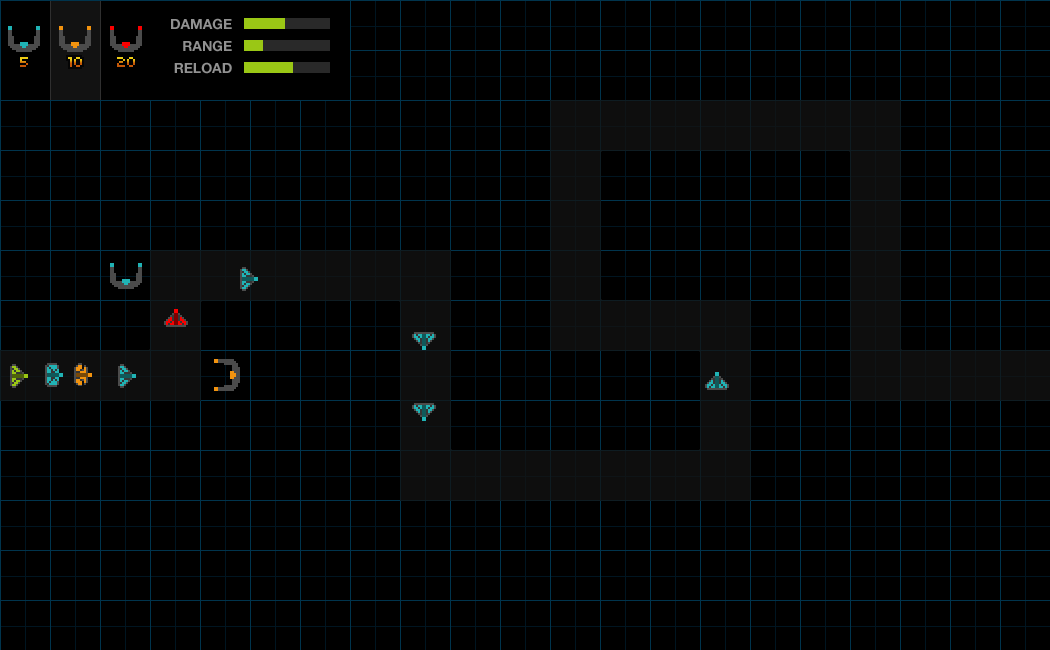
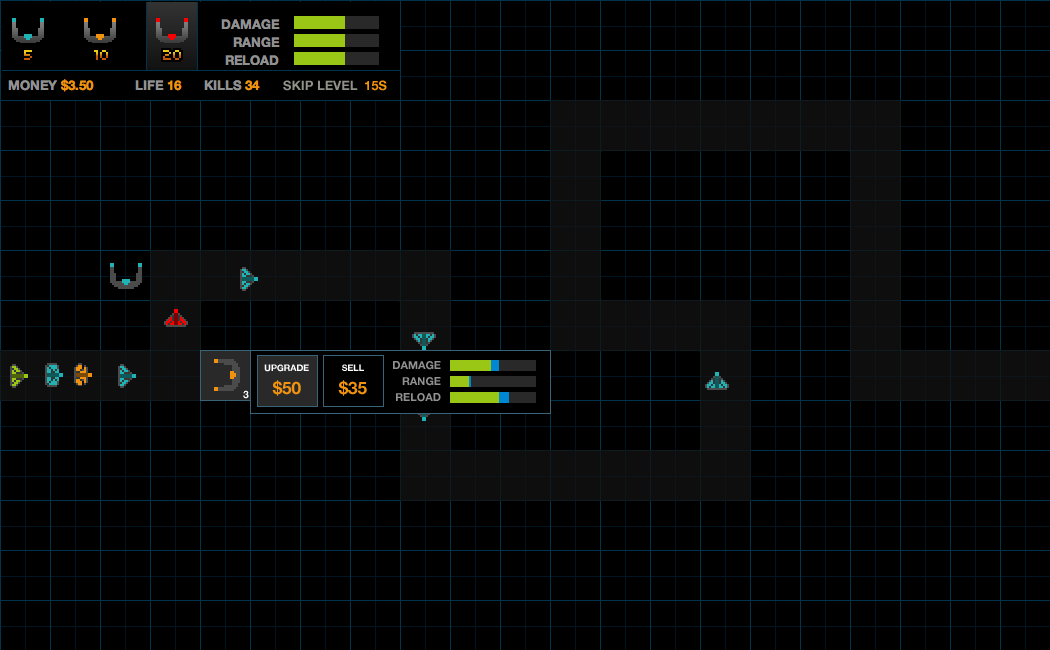
Comparing the layer stacks of the two 1050 x 650 images. Changes:
added group "upgrade" (1st of 3) with 22 layers above "numbers" over [200, 350, 551, 414]
added layer "$35" in group "upgrade" over [338, 380, 367, 396]
added layer "$50" in group "upgrade" over [272, 380, 301, 396]
added layer "upgrade" (2nd of 3, in "upgrade") in group "upgrade" over [264, 364, 309, 372]
added layer "Shape 2 copy" in group "upgrade" over [257, 355, 318, 407]
added layer "Shape 2" in group "upgrade" over [323, 355, 384, 407]
added group "upgrade" (3rd of 3, in "upgrade") with 10 layers in group "upgrade" over [393, 360, 536, 403]
added layer "Shape 1 copy 14" in group "upgrade" over [450, 392, 499, 403]
added layer "Shape 1 copy 11" in group "upgrade" over [450, 392, 509, 403]
added layer "Shape 1 copy 10" in group "upgrade" over [450, 392, 536, 403]
added layer "Shape 1 copy 8" in group "upgrade" over [450, 376, 536, 387]
added layer "Shape 1 copy 12" in group "upgrade" over [450, 360, 491, 371]
added layer "Shape 1 copy 7" in group "upgrade" over [450, 360, 499, 371]
added layer "Shape 1 copy 6" in group "upgrade" over [450, 360, 536, 371]
added layer "damage range reload" (1st of 2, in "upgrade" › "upgrade") in group "upgrade" over [393, 361, 441, 402]
added layer "Layer 6" in group "upgrade" over [250, 350, 551, 414]
added layer "Layer 4" in group "upgrade" over [200, 350, 251, 401]
hid group "legend" (23 layers) over [1, 1, 351, 100]
added group "new legend" with 5 layers above "Group 1" over [1, 1, 400, 100]
added layer "15s" in group "new legend" over [365, 80, 387, 91]
added layer "skip level" in group "new legend" over [283, 80, 358, 91]
added layer "Layer 12" in group "new legend" over [204, 80, 260, 91]
added layer "Layer 11" in group "new legend" over [254, 80, 333, 91]
added layer "Layer 8" in group "new legend" over [1, 1, 400, 100]
…and 4 more changes (4 added)
